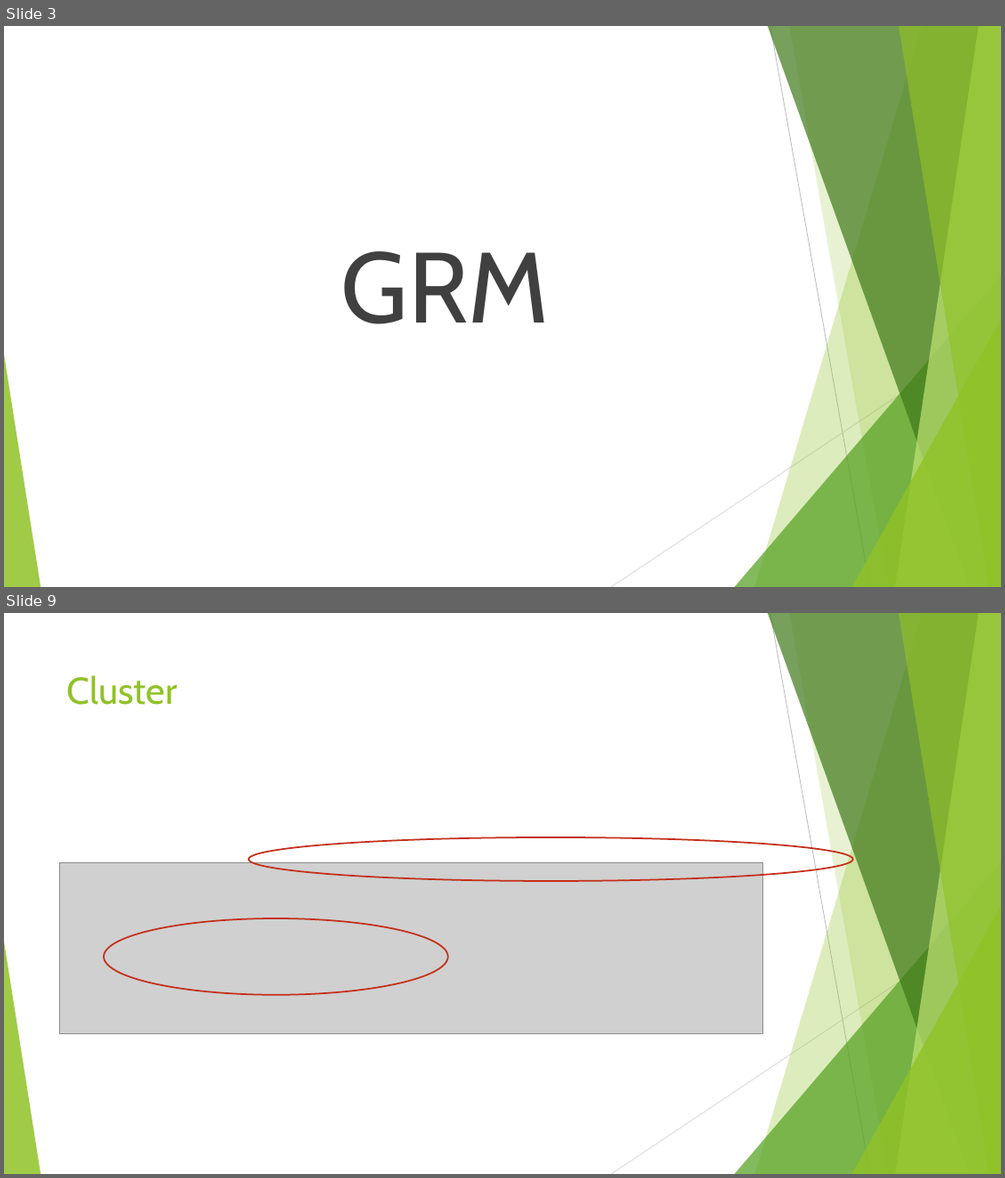
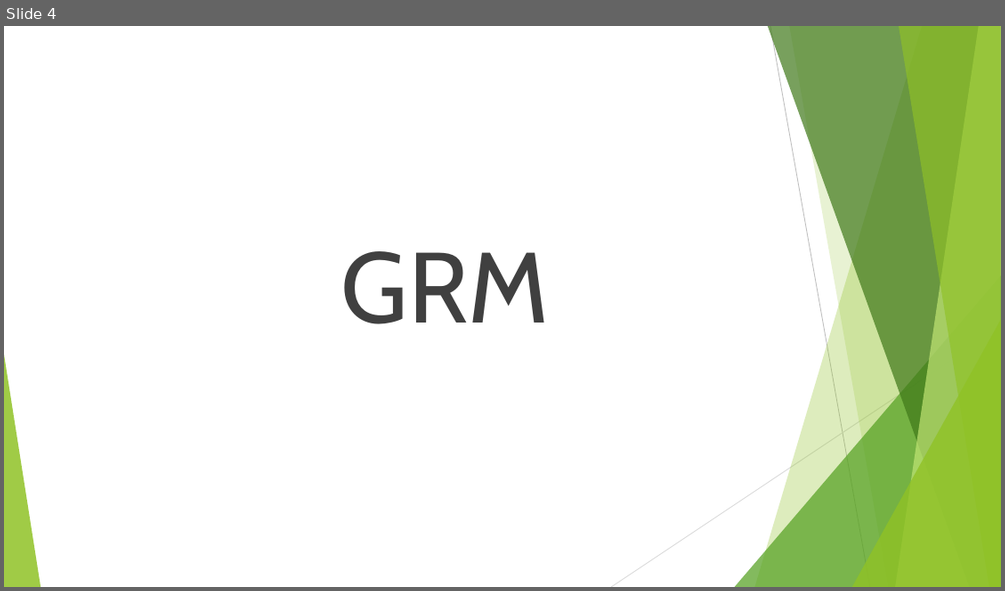
Before and after one commit to tylerparker22/work_to_show, a slide deck: Scolarship Symposium.pptx. Shown one above the other, each under a label of ours: slides 3 and 9 before the commit, slide 4 after it; the slides between them are not shown. The pictures are 1005x1178 and 1005x591 pixels, drawn with LibreOffice and Linux fonts; fonts in the diff are those of the drawing; grey boxes stand for pictures. Boxes give left, top, right and bottom in pixels: in the first picture for what was removed or moved away, otherwise in the second. Text is boxed around its words. In the diff, an @@ line names an element or a change of style, - is before the commit and + after.

```diff
--- a/Scolarship Symposium.pptx
+++ b/Scolarship Symposium.pptx
@@ slide 9 removed at [4,613,1001,1174], background #FFFFFF; not listed: 10 template elements that a slide beside it also shows @@
@@ title removed at [67,675,178,705] @@
-Cluster
@@ ellipse removed at [249,837,853,881] @@
@@ picture removed at [59,863,762,1034] @@
@@ ellipse removed at [104,918,447,995] @@
@@ what was slide 3 is now slide 4 @@
```
Also in this commit, not shown: 3 slides changed, 4 slides added, 2 other slides removed, 2 other files.
